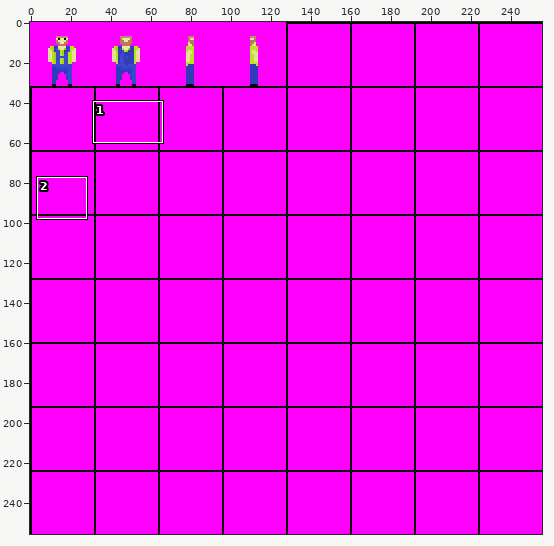
File history of a sprite sheet, res/textures/spritesheet32.png. The first picture is a wide view before the edit; the outline marks the close-up.
Close-up. First the earlier version:
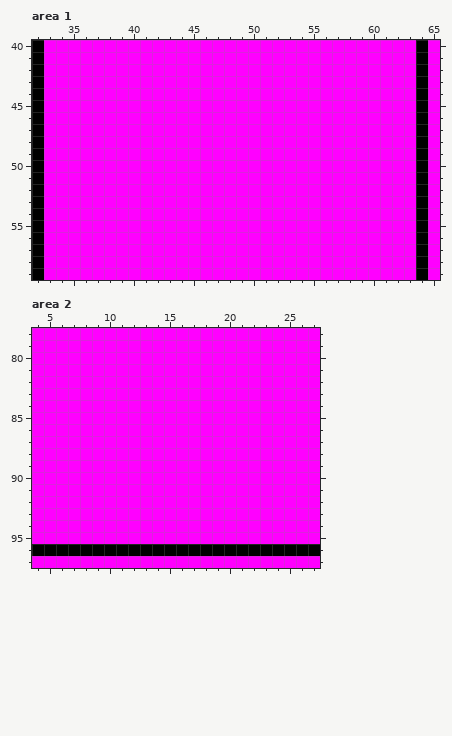
The file is 256x256 pixels. Shown: area 1: x 32..65, y 40..59; area 2: x 4..27, y 78..97. The commit also changed other parts of the picture, which this record leaves out.
And afterwards:
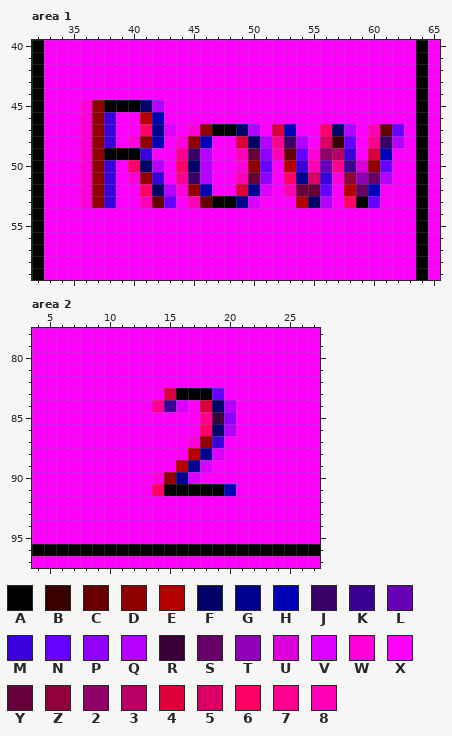
Palette (. is transparent): A #000000  B #3a0000  C #660000  D #900000  E #b60000  F #000066  G #000090  H #0000b6  J #3a0066  K #3a0090  L #6600b6  M #3a00db  N #6600ff  P #9000ff  Q #b600ff  R #3a003a  S #660066  T #9000b6  U #db00db  V #db00ff  W #ff00db  X #ff00ff  Y #66003a  Z #90003a  2 #900066  3 #b60066  4 #db003a  5 #db0066  6 #ff0066  7 #ff0090  8 #ff00b6
From old to new:
--- area 1
@@ x 32..65 @@
 44 AXXXXXXXXXXXXXXXXXXXXXXXXXXXXXXXAX
-45 AXXXXXXXXXXXXXXXXXXXXXXXXXXXXXXXAX
-46 AXXXXXXXXXXXXXXXXXXXXXXXXXXXXXXXAX
-47 AXXXXXXXXXXXXXXXXXXXXXXXXXXXXXXXAX
-48 AXXXXXXXXXXXXXXXXXXXXXXXXXXXXXXXAX
-49 AXXXXXXXXXXXXXXXXXXXXXXXXXXXXXXXAX
-50 AXXXXXXXXXXXXXXXXXXXXXXXXXXXXXXXAX
-51 AXXXXXXXXXXXXXXXXXXXXXXXXXXXXXXXAX
-52 AXXXXXXXXXXXXXXXXXXXXXXXXXXXXXXXAX
-53 AXXXXXXXXXXXXXXXXXXXXXXXXXXXXXXXAX
+45 AXXXWDAAAFQXXXXXXXXXXXXXXXXXXXXXAX
+46 AXXXWDMXXEHXXXXXXXXXXXXXXXXXXXXXAX
+47 AXXXWDMXX6GVXWDAAFQX4HXX6FQX8CNXAX
+48 AXXXWDMXWDHXWDHXX4FQ7JQX5BNX7JQXAX
+49 AXXXWDAAAMXX7JQXX8YP8CNW23MX4HXXAX
+50 AXXXWDMX6FQX6FQXXWDNXEM8L7KUDNXXAX
+51 AXXXWDMXWDMX7JQXX8YPX6G5MWZTSQXXAX
+52 AXXXWDMXX6FQWDHXX4GVX8YYNXESHXXXAX
+53 AXXXWDMXX8CNX8CAAGVXXXEFQX6ANXXXAX
 54 AXXXXXXXXXXXXXXXXXXXXXXXXXXXXXXXAX
--- area 2
@@ x 12..22 @@
 82 XXXXXXXXXXX
-83 XXXXXXXXXXX
-84 XXXXXXXXXXX
-85 XXXXXXXXXXX
-86 XXXXXXXXXXX
-87 XXXXXXXXXXX
-88 XXXXXXXXXXX
-89 XXXXXXXXXXX
-90 XXXXXXXXXXX
-91 XXXXXXXXXXX
+83 XXX4AAANXXX
+84 XX7KVX4FQXX
+85 XXXXXX7RPXX
+86 XXXXXX6FQXX
+87 XXXXXWDMXXX
+88 XXXXXEGVXXX
+89 XXXXEGVXXXX
+90 XXWDGVXXXXX
+91 XX6AAAAAHXX
 92 XXXXXXXXXXX
